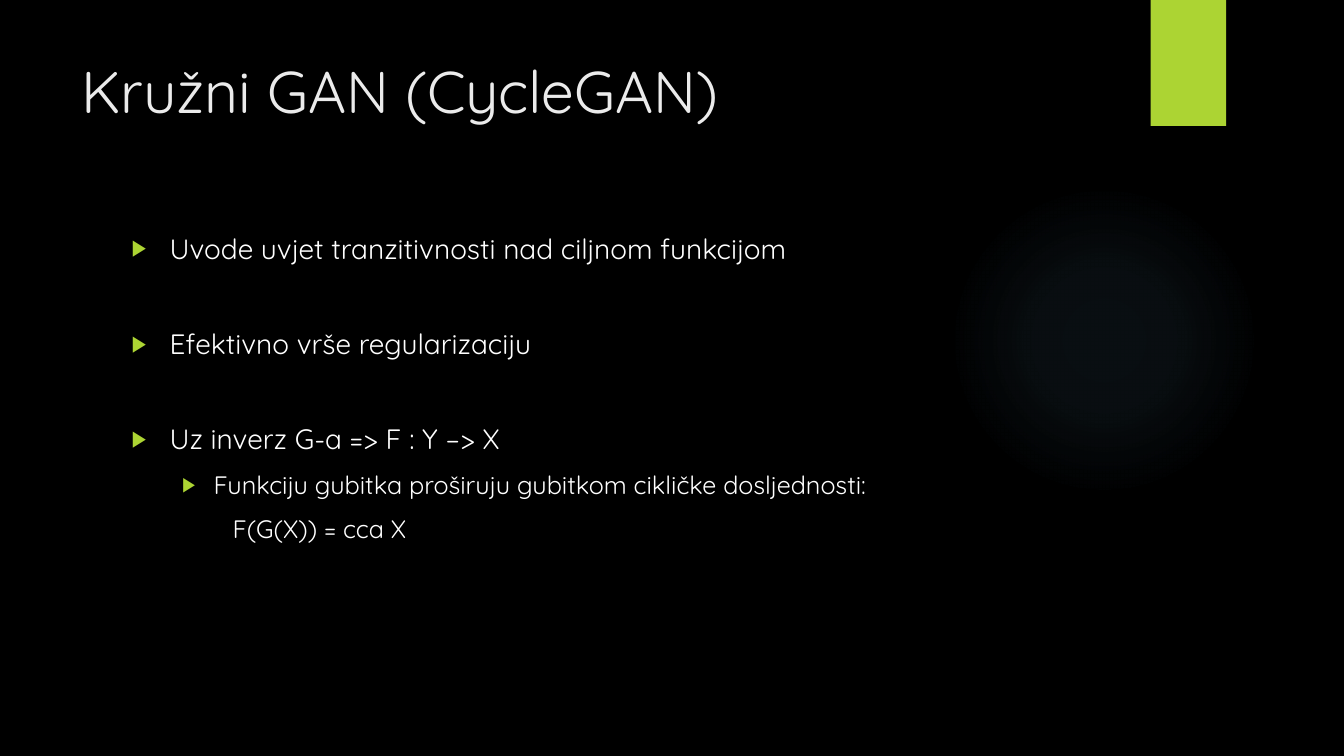
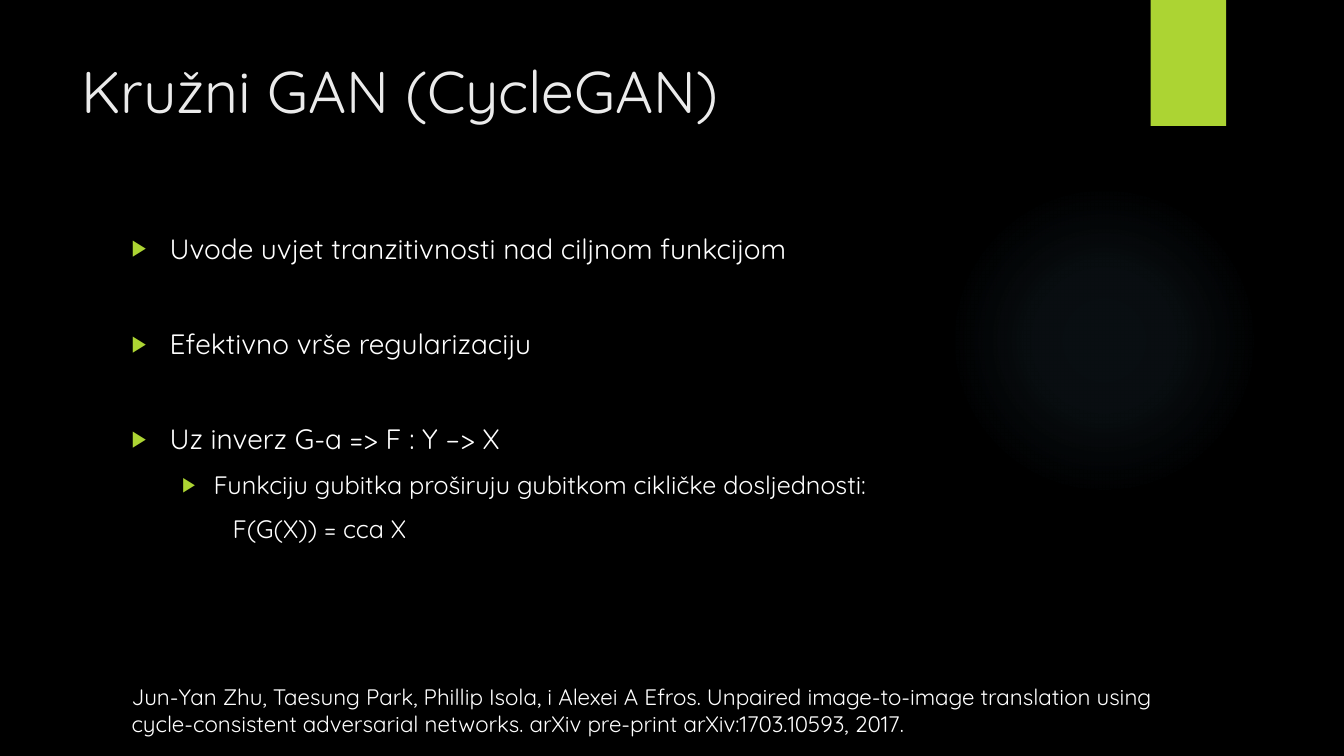
Before and after one commit to v-silverfin/fer-graduate-seminar, a slide deck: slide 13 of kvukic-seminar-presentation-2018.pptx (slide 15 before the commit). Drawn at 1344x756 pixels with LibreOffice and Linux fonts; fonts in the diff are those of the drawing; background and template pictures are left out. Boxes give left, top, right and bottom in pixels: in the first picture for what was removed or moved away, otherwise in the second. Text is boxed around its words. In the diff, an @@ line names an element or a change of style, - is before the commit and + after.

```diff
--- a/kvukic-seminar-presentation-2018.pptx
+++ b/kvukic-seminar-presentation-2018.pptx
@@ text added at [132, 688, 1152, 737], 16 pt, text #FFFFFF @@
+Jun-Yan Zhu, Taesung Park, Phillip Isola, i Alexei A Efros. Unpaired image-to-image translation using cycle-consistent adversarial networks. arXiv pre-print arXiv:1703.10593, 2017.
```
Also in this commit, not shown: 14 other slides changed, 2 slides added, 4 slides removed, 4 other files.
